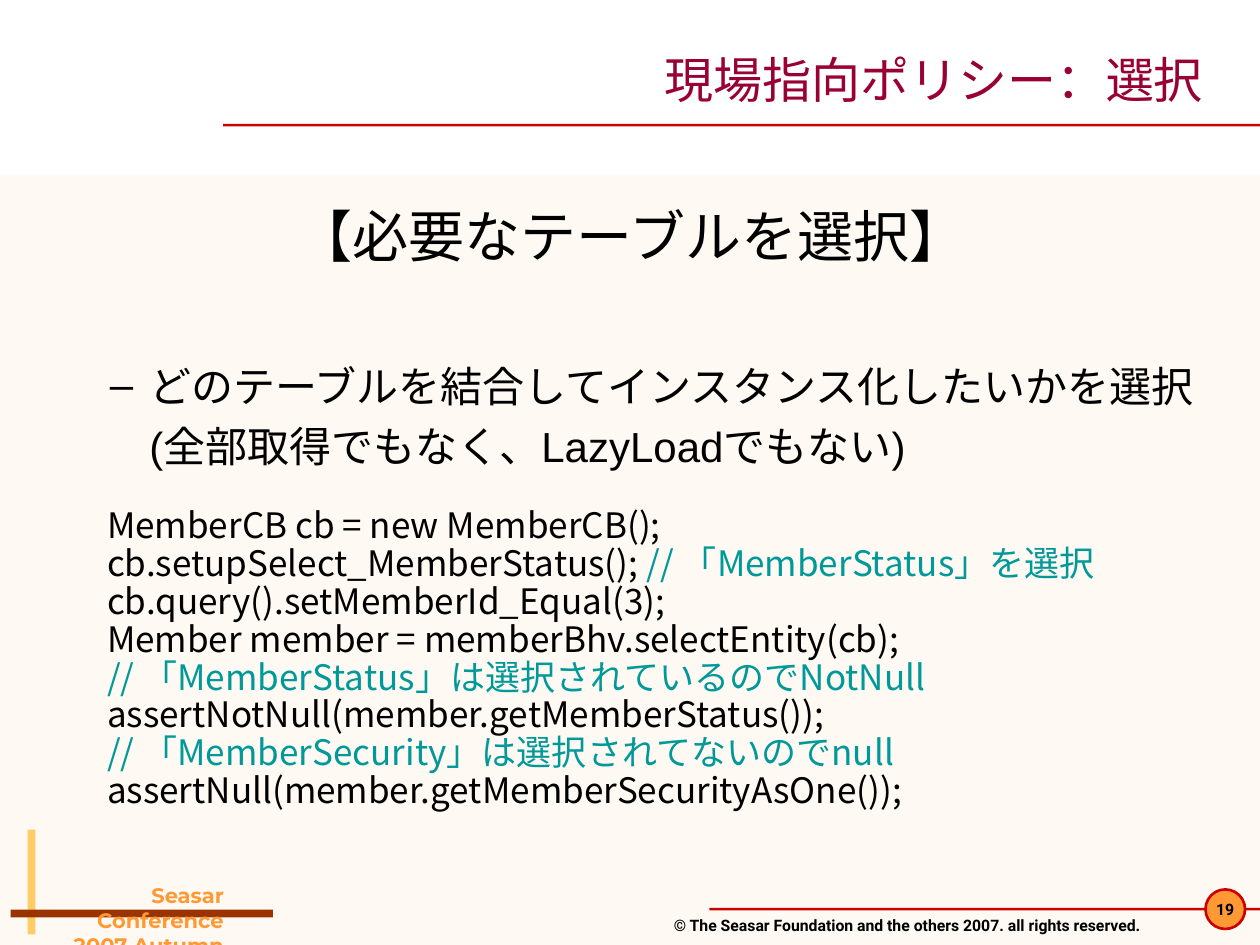
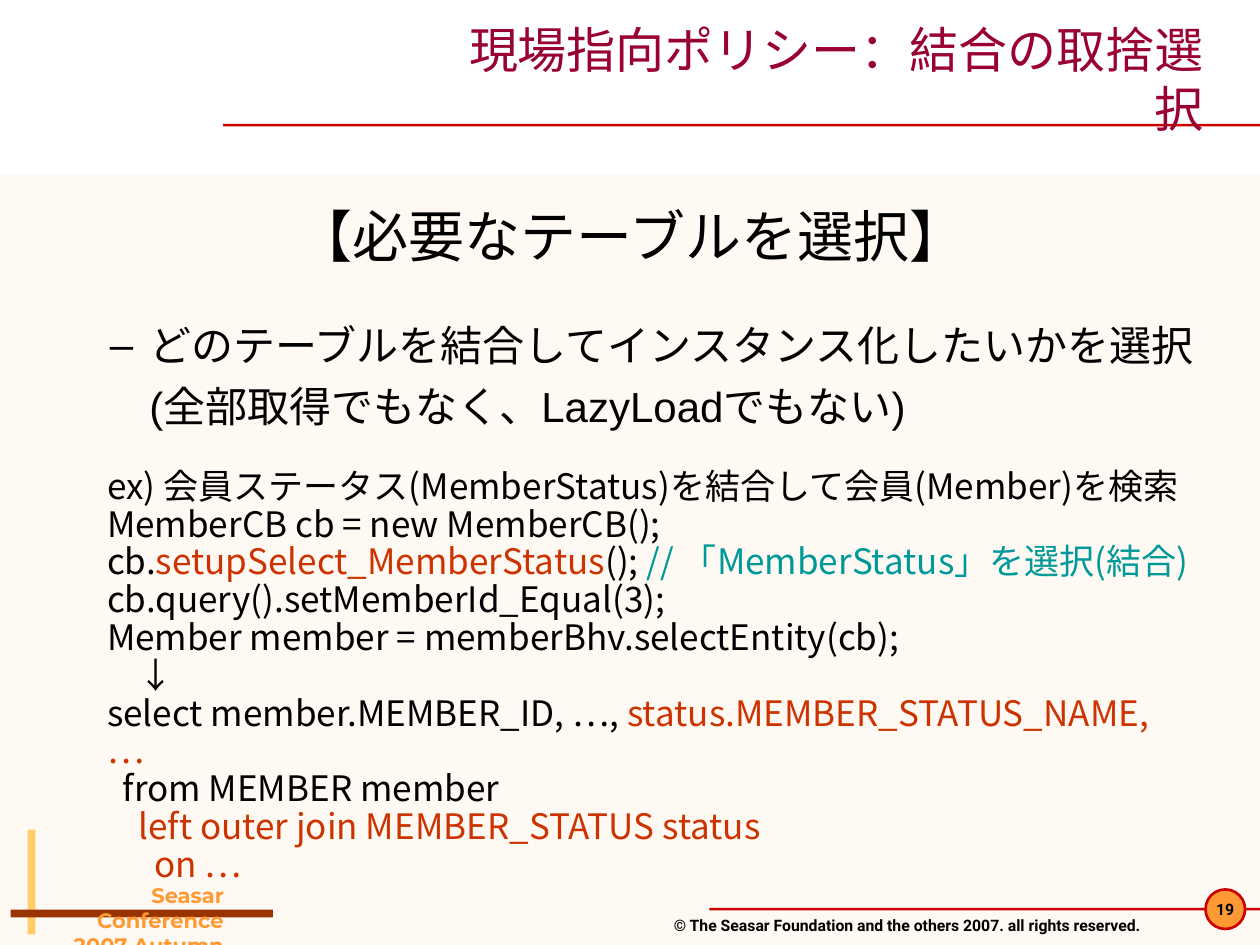
Before and after one commit to seasarorg/dbflute, a slide deck: slide 19 of dbflute/etc/doc/pres/sc2007a_2-DBFlute.ppt. Drawn at 1260x945 pixels with LibreOffice and Linux fonts; fonts in the diff are those of the drawing; background and template pictures are left out. Boxes give left, top, right and bottom in pixels: in the first picture for what was removed or moved away, otherwise in the second. Text is boxed around its words. In the diff, an @@ line names an element or a change of style, - is before the commit and + after.

```diff
--- a/dbflute/etc/doc/pres/sc2007a_2-DBFlute.ppt
+++ b/dbflute/etc/doc/pres/sc2007a_2-DBFlute.ppt
@@ title at bbox=[469, 26, 1203, 131]: text changed @@
-現場指向ポリシー：選択
+現場指向ポリシー：結合の取捨選択
@@ text "【必要なテーブルを選択】" rewrapped from bbox=[149, 209, 1194, 471] to bbox=[149, 209, 1194, 430] @@
@@ text "ex) 会員ステータス(MemberStatus)を結合して会員(Member)を検索": place and size @@
-text "ex) 会員ステータス(MemberStatus)を結合して会員(Member)を検索" at bbox=[107, 509, 1095, 812]
+text "ex) 会員ステータス(MemberStatus)を結合して会員(Member)を検索" at bbox=[107, 469, 1189, 878]
@@ text at bbox=[107, 469, 1178, 509]: paragraph added @@
+ex) 会員ステータス(MemberStatus)を結合して会員(Member)を検索
@@ text at bbox=[107, 539, 1189, 584]: text changed; text colour #000000 to #CC3300 @@
-cb.setupSelect_MemberStatus(); // 「MemberStatus」を選択
+cb.setupSelect_MemberStatus(); // 「MemberStatus」を選択(結合)
@@ text at bbox=[107, 690, 1149, 878]: text changed; text colour #000000 to #CC3300 @@
-// 「MemberStatus」は選択されているのでNotNull
-assertNotNull(member.getMemberStatus());
-// 「MemberSecurity」は選択されてないのでnull
-assertNull(member.getMemberSecurityAsOne());
+↓
+select member.MEMBER_ID, …, status.MEMBER_STATUS_NAME, …
+from MEMBER member
+left outer join MEMBER_STATUS status
+on …
```
Also in this commit, not shown: 17 other slides changed, 4 other files.
